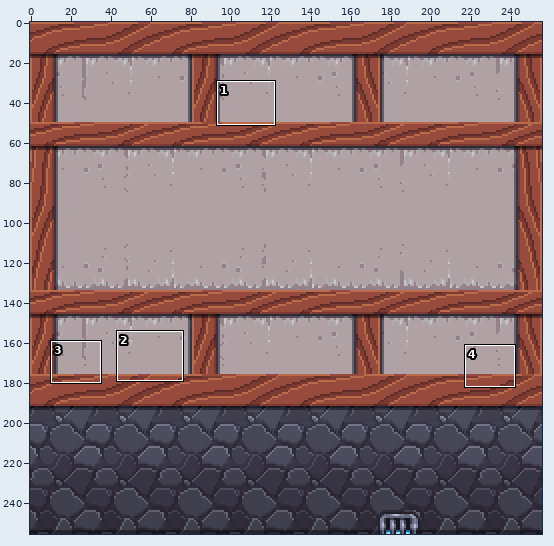
Edited in one commit: sprite sheet (res/World/World01/Left.png). Above: a wide view before the commit, with the close-up outlined.
Close-up. Earlier state:
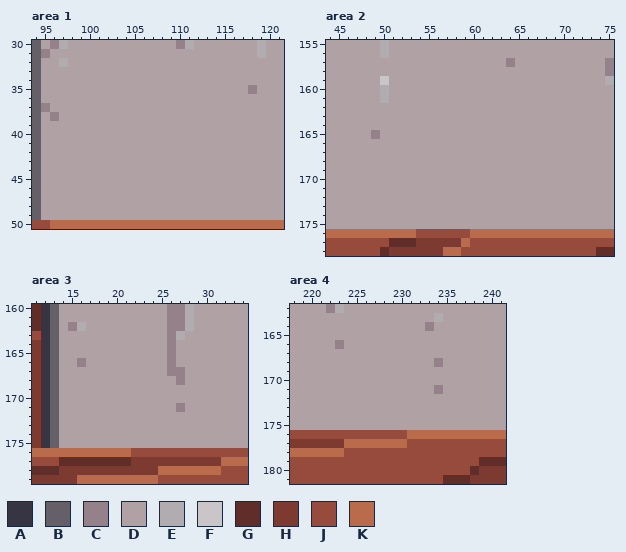
The file is 256x256 pixels. Colours within 5 levels of each other are drawn and written as one. Shown: area 1: x 94..121, y 30..50; area 2: x 44..75, y 155..178; area 3: x 11..34, y 160..179; area 4: x 218..241, y 162..181. The commit also changed other parts of the picture, which this record leaves out.
Palette (. is transparent): A #373543  B #655f68  C #95818a  D #b0a1a4  E #b1acaf  F #cac5c8  G #602d28  H #7d3a30  J #964b3d  K #b96b4c
Pixels before, area 1, first column x 94:
30 BDCEDDDDDDDDDDDDCEDDDDDDDEDD
31 BCDDDDDDDDDDDDDDDDDDDDDDDEDD
32 BDDEDDDDDDDDDDDDDDDDDDDDDDDD
33 BDDDDDDDDDDDDDDDDDDDDDDDDDDD
34 BDDDDDDDDDDDDDDDDDDDDDDDDDDD
35 BDDDDDDDDDDDDDDDDDDDDDDDCDDD
36 BDDDDDDDDDDDDDDDDDDDDDDDDDDD
37 BCDDDDDDDDDDDDDDDDDDDDDDDDDD
38 BDCDDDDDDDDDDDDDDDDDDDDDDDDD
39 BDDDDDDDDDDDDDDDDDDDDDDDDDDD
40 BDDDDDDDDDDDDDDDDDDDDDDDDDDD
41 BDDDDDDDDDDDDDDDDDDDDDDDDDDD
42 BDDDDDDDDDDDDDDDDDDDDDDDDDDD
43 BDDDDDDDDDDDDDDDDDDDDDDDDDDD
44 BDDDDDDDDDDDDDDDDDDDDDDDDDDD
45 BDDDDDDDDDDDDDDDDDDDDDDDDDDD
46 BDDDDDDDDDDDDDDDDDDDDDDDDDDD
47 BDDDDDDDDDDDDDDDDDDDDDDDDDDD
48 BDDDDDDDDDDDDDDDDDDDDDDDDDDD
49 BDDDDDDDDDDDDDDDDDDDDDDDDDDD
50 JJKKKKKKKKKKKKKKKKKKKKKKKKKK
Pixels before, area 2, first column x 44:
155 DDDDDDEDDDDDDDDDDDDDDDDDDDDDDDDD
156 DDDDDDEDDDDDDDDDDDDDDDDDDDDDDDDD
157 DDDDDDDDDDDDDDDDDDDDCDDDDDDDDDDC
158 DDDDDDDDDDDDDDDDDDDDDDDDDDDDDDDC
159 DDDDDDFDDDDDDDDDDDDDDDDDDDDDDDDE
160 DDDDDDEDDDDDDDDDDDDDDDDDDDDDDDDD
161 DDDDDDEDDDDDDDDDDDDDDDDDDDDDDDDD
162 DDDDDDDDDDDDDDDDDDDDDDDDDDDDDDDD
163 DDDDDDDDDDDDDDDDDDDDDDDDDDDDDDDD
164 DDDDDDDDDDDDDDDDDDDDDDDDDDDDDDDD
165 DDDDDCDDDDDDDDDDDDDDDDDDDDDDDDDD
166 DDDDDDDDDDDDDDDDDDDDDDDDDDDDDDDD
167 DDDDDDDDDDDDDDDDDDDDDDDDDDDDDDDD
168 DDDDDDDDDDDDDDDDDDDDDDDDDDDDDDDD
169 DDDDDDDDDDDDDDDDDDDDDDDDDDDDDDDD
170 DDDDDDDDDDDDDDDDDDDDDDDDDDDDDDDD
171 DDDDDDDDDDDDDDDDDDDDDDDDDDDDDDDD
172 DDDDDDDDDDDDDDDDDDDDDDDDDDDDDDDD
173 DDDDDDDDDDDDDDDDDDDDDDDDDDDDDDDD
174 DDDDDDDDDDDDDDDDDDDDDDDDDDDDDDDD
175 DDDDDDDDDDDDDDDDDDDDDDDDDDDDDDDD
176 KKKKKKKKKKJJJJJJKKKKKKKKKKKKKKKK
177 JJJJJJJGGGHHHHHKJJJJJJJJJJJJJJJJ
178 JJJJJJGHHHHHHKKJJJJJJJJJJJJJJJGG
Pixels before, area 3, first column x 11:
160 GABDDDDDDDDDDDDCCEDDDDDD
161 GABDDDDDDDDDDDDCCEDDDDDD
162 GABDCEDDDDDDDDDCCEDDDDDD
163 JABDDDDDDDDDDDDCEDDDDDDD
164 HABDDDDDDDDDDDDCDDDDDDDD
165 HABDDDDDDDDDDDDCDDDDDDDD
166 HABDDCDDDDDDDDDCDDDDDDDD
167 HABDDDDDDDDDDDDCCDDDDDDD
168 HABDDDDDDDDDDDDDCDDDDDDD
169 HABDDDDDDDDDDDDDDDDDDDDD
170 HABDDDDDDDDDDDDDDDDDDDDD
171 HABDDDDDDDDDDDDDCDDDDDDD
172 HABDDDDDDDDDDDDDDDDDDDDD
173 HABDDDDDDDDDDDDDDDDDDDDD
174 HABDDDDDDDDDDDDDDDDDDDDD
175 HABDDDDDDDDDDDDDDDDDDDDD
176 KKKKKKKKKKKJJJJJJJJJJJJJ
177 JJJGGGGGGGGHHHHHHHHHHKKK
178 GGGHHHHHHHHHHHKKKKKKKJJJ
179 HHHHHKKKKKKKKKJJJJJJJJJJ
Pixels before, area 4, first column x 218:
162 DDDDCEDDDDDDDDDDDDDDDDDD
163 DDDDDDDDDDDDDDDDEDDDDDDD
164 DDDDDDDDDDDDDDDCDDDDDDDD
165 DDDDDDDDDDDDDDDDDDDDDDDD
166 DDDDDCDDDDDDDDDDDDDDDDDD
167 DDDDDDDDDDDDDDDDDDDDDDDD
168 DDDDDDDDDDDDDDDDCDDDDDDD
169 DDDDDDDDDDDDDDDDDDDDDDDD
170 DDDDDDDDDDDDDDDDDDDDDDDD
171 DDDDDDDDDDDDDDDDCDDDDDDD
172 DDDDDDDDDDDDDDDDDDDDDDDD
173 DDDDDDDDDDDDDDDDDDDDDDDD
174 DDDDDDDDDDDDDDDDDDDDDDDD
175 DDDDDDDDDDDDDDDDDDDDDDDD
176 JJJJJJJJJJJJJKKKKKKKKKKK
177 HHHHHHKKKKKKKJJJJJJJJJJJ
178 KKKKKKJJJJJJJJJJJJJJJJJJ
179 JJJJJJJJJJJJJJJJJJJJJGGG
180 JJJJJJJJJJJJJJJJJJJJGHHH
181 JJJJJJJJJJJJJJJJJGGGHHHH
After the commit:
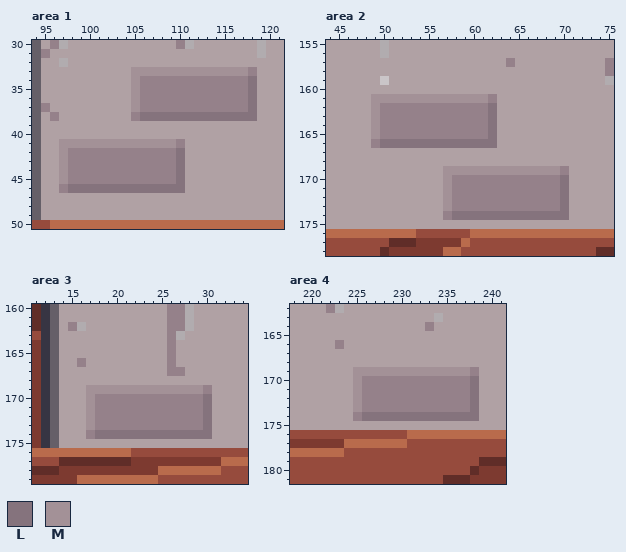
Colours new in this view: L #85737d  M #a39197
The exact change:
Area 1:
The edit turns colour D into colour C in row 33 at x 118; in rows 34 to 37 at x 106 to 117; in row 38 at x 105; in row 41 at x 110; in rows 42 to 45 at x 98 to 109; in row 46 at x 97.
The edit turns colour C into colour L in row 35 at x 118.
The edit turns colour D into colour L in row 34 at x 118; in rows 36 to 37 at x 118; in row 38 at x 106 to 118; in rows 42 to 45 at x 110; in row 46 at x 98 to 110.
The edit turns colour D into colour M in row 33 at x 105 to 117; in rows 34 to 37 at x 105; in row 41 at x 97 to 109; in rows 42 to 45 at x 97.
Area 2:
The edit turns colour D into colour C in row 161 at x 62; in rows 162 to 165 at x 50 to 61; in row 166 at x 49; in row 169 at x 70; in rows 170 to 173 at x 58 to 69; in row 174 at x 57.
The edit turns colour E into colour D in row 160 at x 50.
The edit turns colour D into colour L in rows 162 to 165 at x 62; in row 166 at x 50 to 62; in rows 170 to 173 at x 70; in row 174 at x 58 to 70.
The edit turns colour C into colour M in row 165 at x 49.
The edit turns colour D into colour M in row 161 at x 49 and 51 to 61; in rows 162 to 164 at x 49; in row 169 at x 57 to 69; in rows 170 to 173 at x 57.
The edit turns colour E into colour M in row 161 at x 50.
Area 3:
The edit turns colour D into colour C in row 169 at x 30; in row 170 at x 18 to 29; in row 171 at x 18 to 26 and 28 to 29; in rows 172 to 173 at x 18 to 29; in row 174 at x 17.
The edit turns colour C into colour D in row 168 at x 27.
The edit turns colour D into colour L in rows 170 to 173 at x 30; in row 174 at x 18 to 30.
The edit turns colour D into colour M in row 169 at x 17 to 29; in rows 170 to 173 at x 17.
Area 4:
The edit turns colour D into colour C in row 169 at x 238; in row 170 at x 226 to 237; in row 171 at x 226 to 233 and 235 to 237; in rows 172 to 173 at x 226 to 237; in row 174 at x 225.
The edit turns colour C into colour D in row 168 at x 234.
The edit turns colour D into colour L in rows 170 to 173 at x 238; in row 174 at x 226 to 238.
The edit turns colour D into colour M in row 169 at x 225 to 237; in rows 170 to 173 at x 225.
Pixel boxes of the changes (left, top, right, bottom) in both close-ups:
changed: (59, 67, 257, 193)
changed: (371, 85, 569, 220)
changed: (86, 376, 212, 439)
changed: (353, 358, 479, 421)
